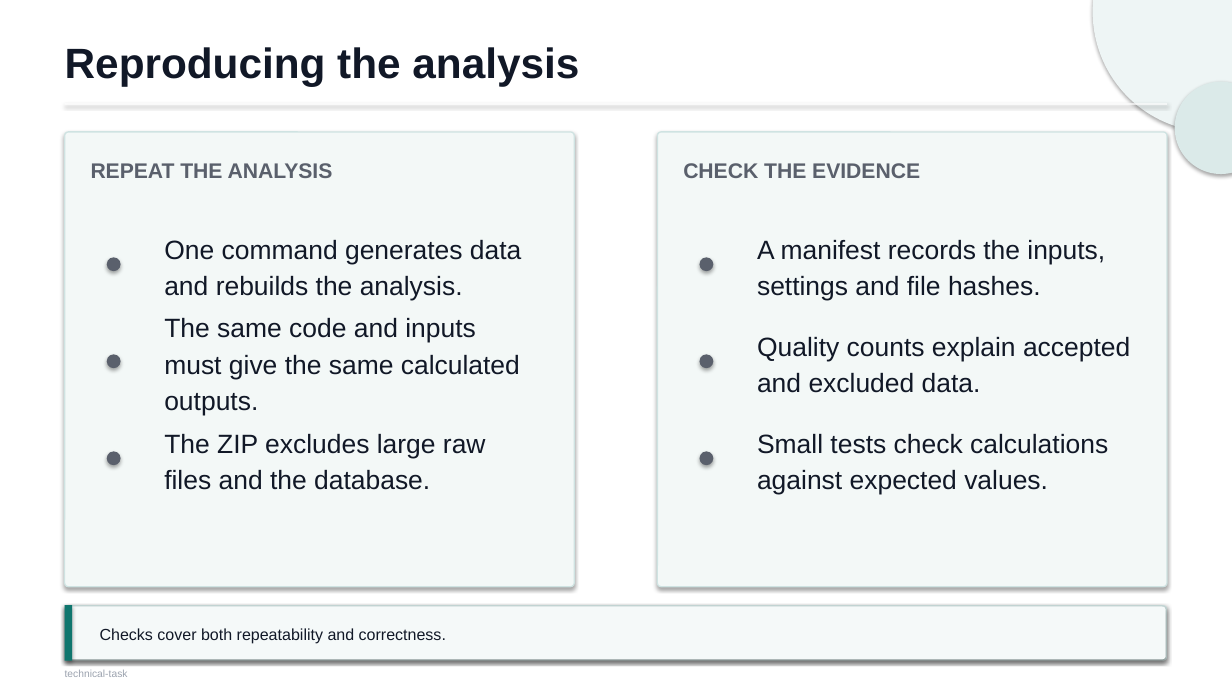
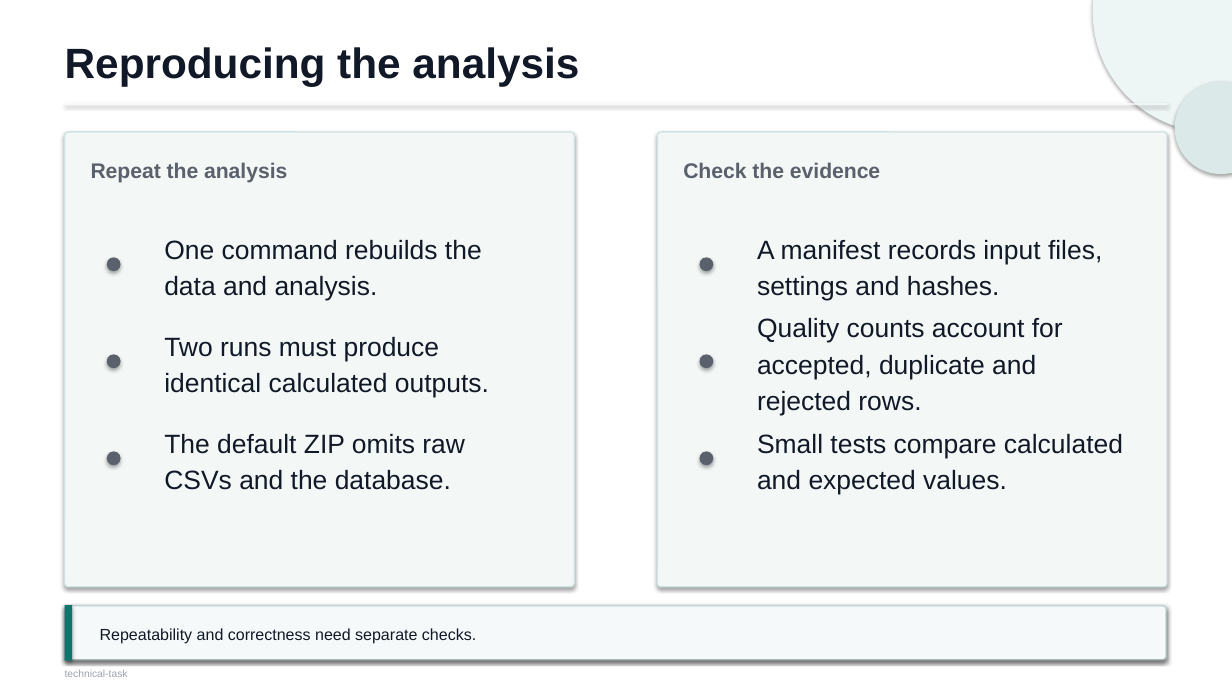
Before and after one commit to Jasonada13/ai-solutions-intern-task, a slide deck: slide 5 of docs/technical-task.pptx. Drawn at 1232x693 pixels with LibreOffice and Linux fonts; fonts in the diff are those of the drawing. Boxes give left, top, right and bottom in pixels: in the first picture for what was removed or moved away, otherwise in the second. Text is boxed around its words. In the diff, an @@ line names an element or a change of style, - is before the commit and + after.

```diff
--- a/docs/technical-task.pptx
+++ b/docs/technical-task.pptx
@@ text at (91,162,287,183): text changed @@
-REPEAT THE ANALYSIS
+Repeat the analysis
@@ text at (683,162,880,178): text changed @@
-CHECK THE EVIDENCE
+Check the evidence
@@ text at (164,240,482,301): text changed @@
-One command generates data and rebuilds the analysis.
+One command rebuilds the data and analysis.
@@ text at (757,240,1102,301): text changed @@
-A manifest records the inputs, settings and file hashes.
+A manifest records input files, settings and hashes.
@@ text at (757,318,1063,416): text changed @@
-Quality counts explain accepted and excluded data.
+Quality counts account for accepted, duplicate and rejected rows.
@@ text at (164,337,489,398): text changed @@
-The same code and inputs must give the same calculated outputs.
+Two runs must produce identical calculated outputs.
@@ text at (164,434,465,490): text changed @@
-The ZIP excludes large raw files and the database.
+The default ZIP omits raw CSVs and the database.
@@ text at (757,434,1123,495): text changed @@
-Small tests check calculations against expected values.
+Small tests compare calculated and expected values.
@@ text at (100,628,476,644): text changed @@
-Checks cover both repeatability and correctness.
+Repeatability and correctness need separate checks.
```
Also in this commit, not shown: 5 other slides changed, 8 other files.
